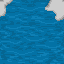
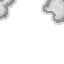
Layered file, before and after one edit (64x64). Changes by layer:
removed layer "NewFloor3 L_DL_D_DR_R_U copy" over [0, 0, 64, 64]
added layer "L_DL_D_DR_R_U" above "L" over [0, 0, 64, 64]
hid "Water Background" over [0, 0, 64, 64]
